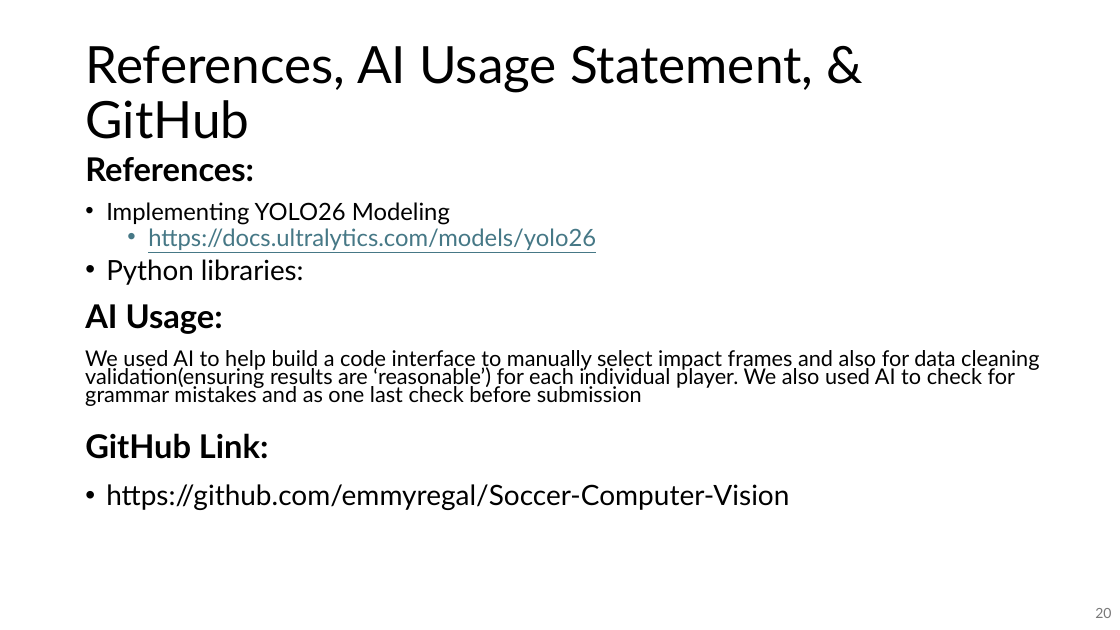
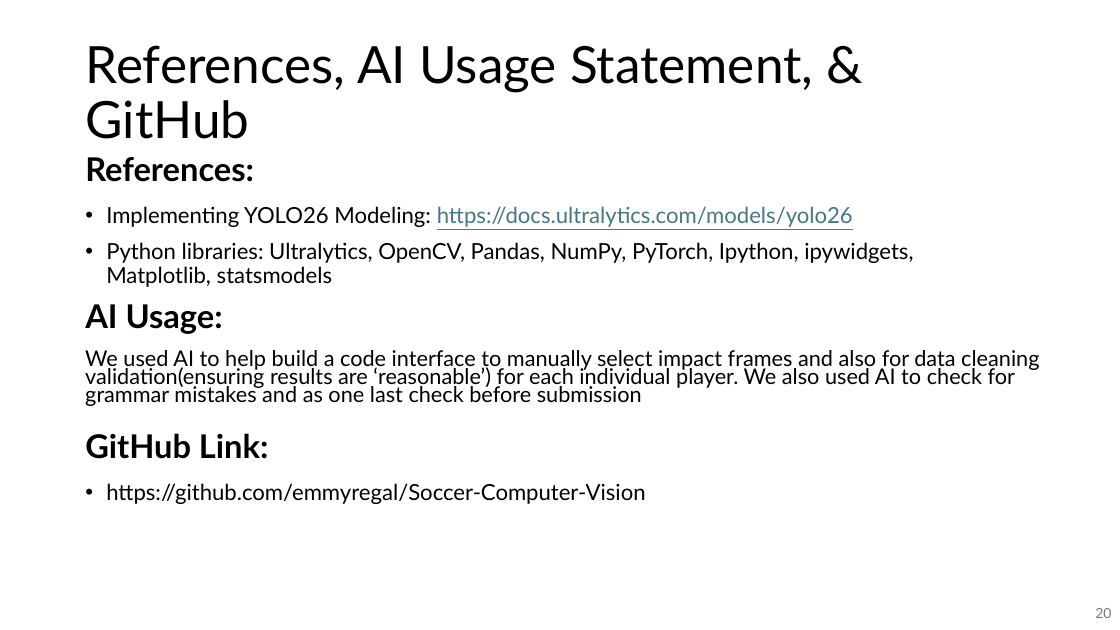
Before and after one commit to emmyregal/Soccer-Computer-Vision, a slide deck: slide 20 of Sport Presetation.pptx. Drawn at 1120x630 pixels with LibreOffice and Linux fonts; fonts in the diff are those of the drawing. Boxes give left, top, right and bottom in pixels: in the first picture for what was removed or moved away, otherwise in the second. Text is boxed around its words. In the diff, an @@ line names an element or a change of style, - is before the commit and + after.

Commit message:
ppt update

```diff
--- a/Sport Presetation.pptx
+++ b/Sport Presetation.pptx
@@ text at <box>106,206,913,287</box>: text changed; size 20.4 to 19 pt @@
-• Implementing YOLO26 Modeling
-  • https://docs.ultralytics.com/models/yolo26
-• Python libraries:
+• Implementing YOLO26 Modeling: https://docs.ultralytics.com/models/yolo26
+• Python libraries: Ultralytics, OpenCV, Pandas, NumPy, PyTorch, Ipython, ipywidgets, Matplotlib, statsmodels
@@ text "https://github.com/emmyregal/Soccer-Computer-Vision" at <box>106,483,645,504</box>: size 24 to 19 pt @@
```
Also in this commit, not shown: 2 other slides changed.
